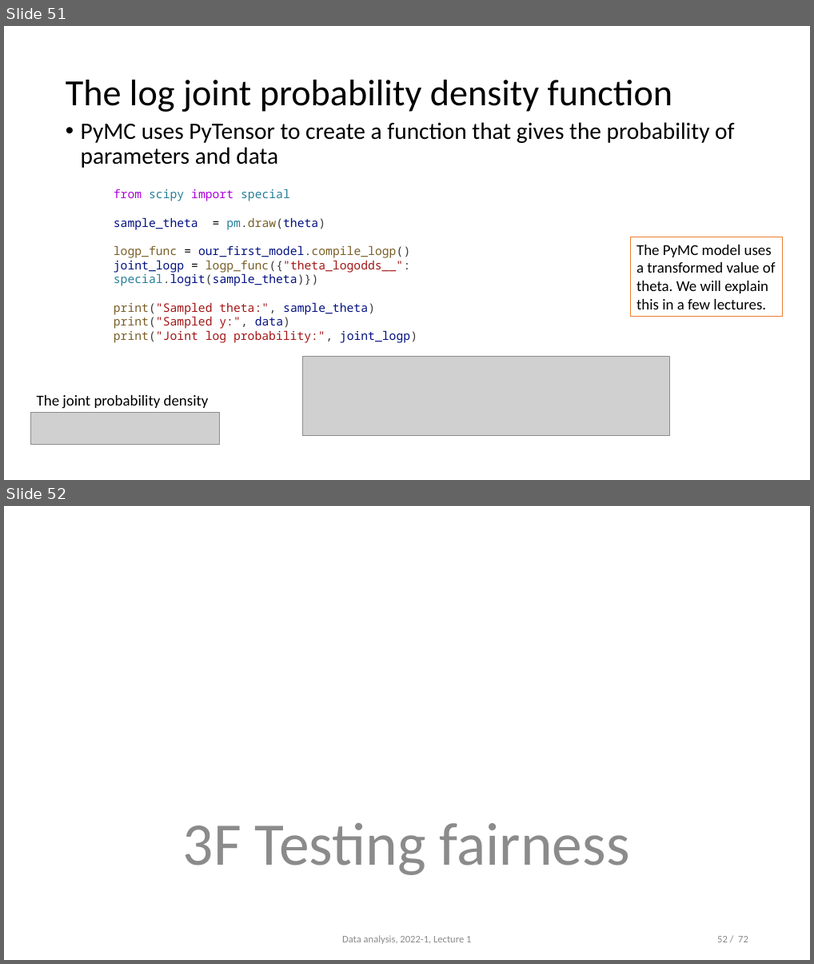
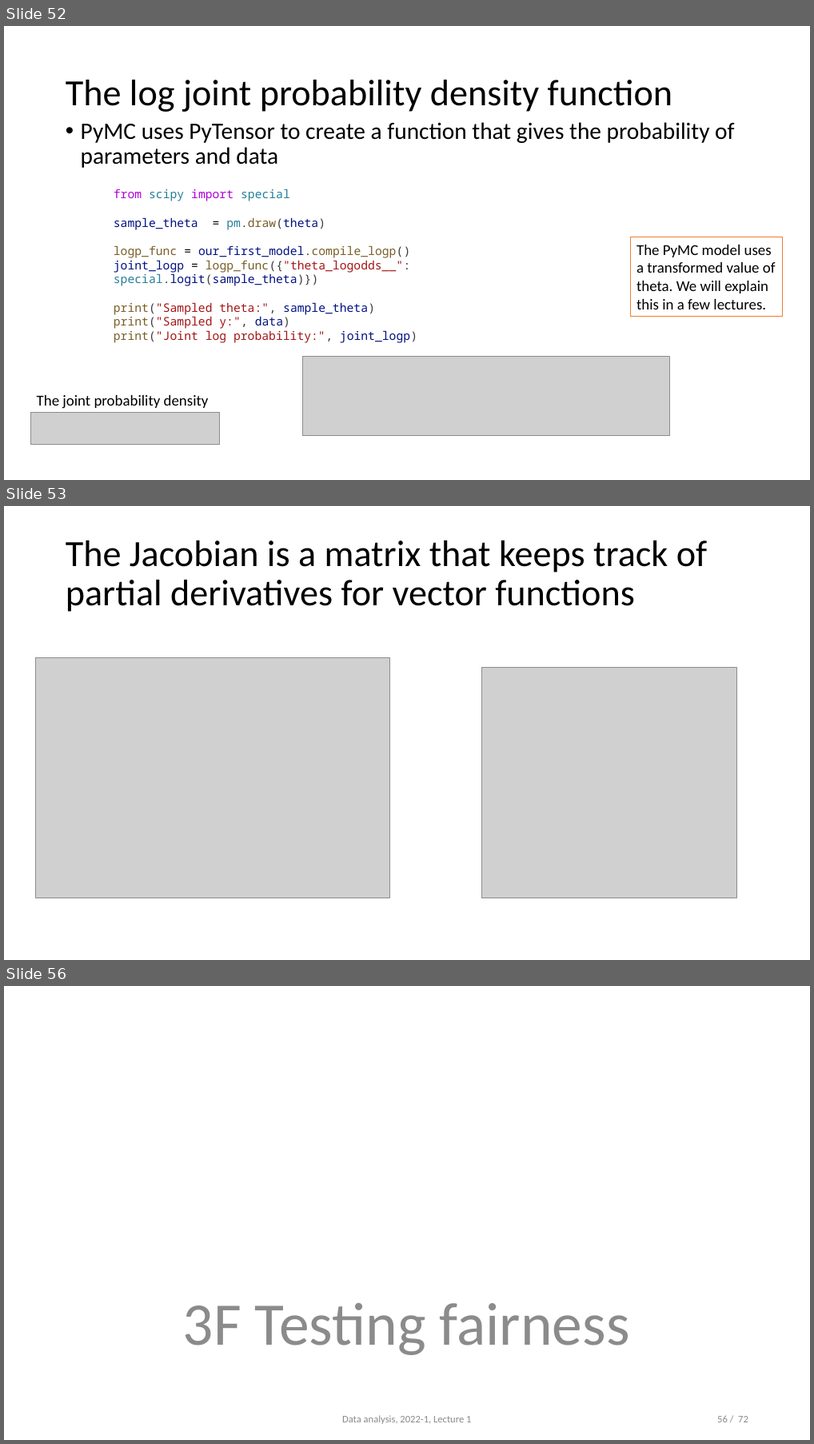
Before and after one commit to opherdonchin/StatisticalComputationAndAnalysis, a slide deck: Lectures/Lecture 3 PyMC and Sampling.pptx. Shown one above the other, each under a label of ours: slides 51 and 52 before the commit, slides 52, 53 and 56 after it; the slides between them are not shown. The pictures are 814x964 and 814x1444 pixels, drawn with LibreOffice and Linux fonts; fonts in the diff are those of the drawing; grey boxes stand for pictures. Boxes give left, top, right and bottom in pixels: in the first picture for what was removed or moved away, otherwise in the second. Text is boxed around its words. In the diff, an @@ line names an element or a change of style, - is before the commit and + after.

```diff
--- a/Lectures/Lecture 3 PyMC and Sampling.pptx
+++ b/Lectures/Lecture 3 PyMC and Sampling.pptx
@@ slide 53 added at (x1=4, y1=506, x2=810, y2=960), background #FFFFFF @@
@@ title added at (x1=66, y1=540, x2=707, y2=612), 44 pt, text #000000 @@
+The Jacobian is a matrix that keeps track of partial derivatives for vector functions
@@ picture added at (x1=35, y1=657, x2=390, y2=897) @@
@@ picture added at (x1=482, y1=667, x2=738, y2=897) @@
@@ what was slide 51 is now slide 52 @@
@@ what was slide 52 is now slide 56 @@
@@ page number at (x1=718, y1=1415, x2=749, y2=1422): text changed @@
-52 / 72
+56 / 72
```
Also in this commit, not shown: 1 slide changed, 3 other slides added.
